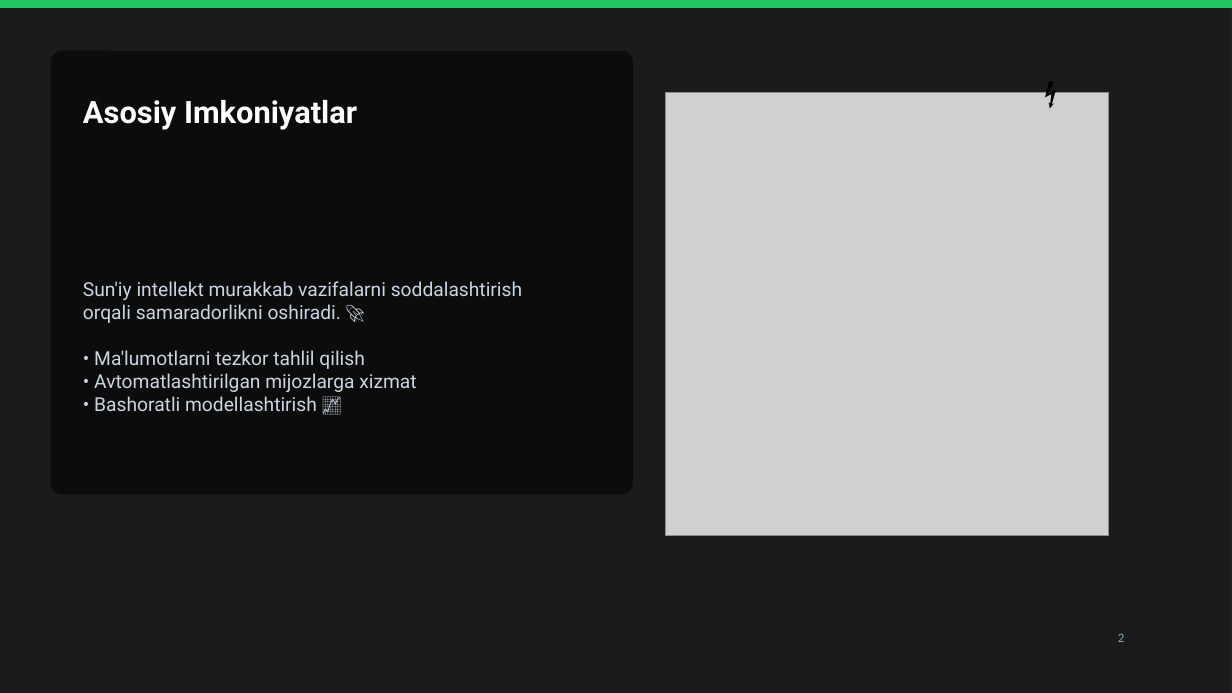
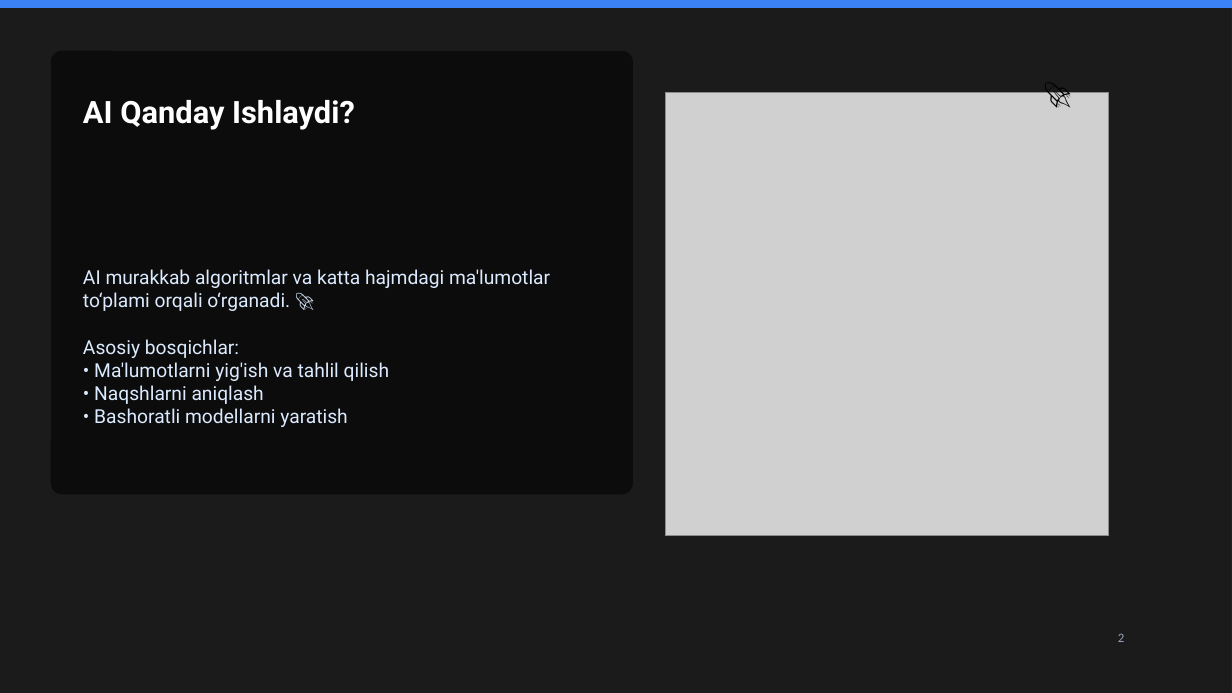
Before and after one commit to NS20070909/talaba-ai, a slide deck: slide 2 of public/ai.pptx. Drawn at 1232x693 pixels with LibreOffice and Linux fonts; fonts in the diff are those of the drawing; grey boxes stand for pictures; background and template pictures are left out; a plain dark background stands for a picture behind light text. Boxes give left, top, right and bottom in pixels: in the first picture for what was removed or moved away, otherwise in the second. Text is boxed around its words. In the diff, an @@ line names an element or a change of style, - is before the commit and + after.

```diff
--- a/public/ai.pptx
+++ b/public/ai.pptx
@@ rectangle at (0, 0, 1232, 7): fill #22C55E to #3B82F6; outline #22C55E 1 pt to #3B82F6 1 pt @@
@@ text at (1035, 69, 1081, 116): text changed @@
-⚡
+🚀
@@ text at (83, 100, 355, 130): text changed @@
-Asosiy Imkoniyatlar
+AI Qanday Ishlaydi?
@@ text at (83, 269, 550, 427): text changed; text colour #CBD5E1 to #DBEAFE @@
-Sun'iy intellekt murakkab vazifalarni soddalashtirish orqali samaradorlikni oshiradi. 🚀
-• Ma'lumotlarni tezkor tahlil qilish
-• Avtomatlashtirilgan mijozlarga xizmat
-• Bashoratli modellashtirish 📈
+AI murakkab algoritmlar va katta hajmdagi ma'lumotlar to‘plami orqali o‘rganadi. 🚀
+Asosiy bosqichlar:
+• Ma'lumotlarni yig'ish va tahlil qilish
+• Naqshlarni aniqlash
+• Bashoratli modellarni yaratish
```
Also in this commit, not shown: 2 other slides changed, 7 slides added, 1 slide removed, 24 other files.
